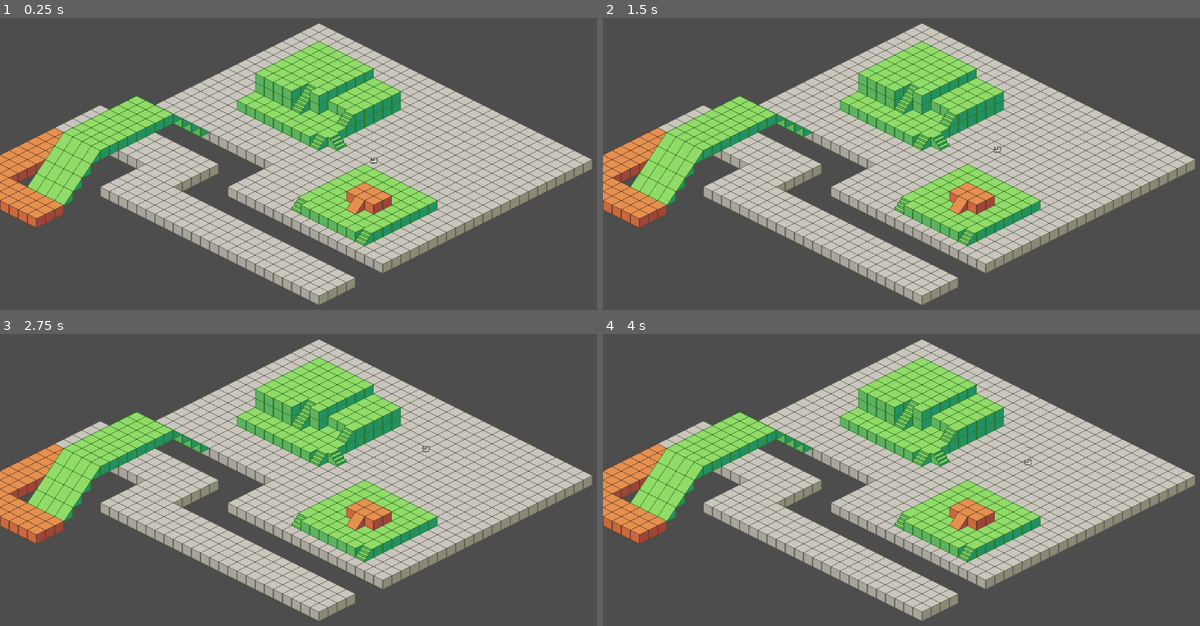
Above: before the commit, frames 1-4 (two rows, left to right).
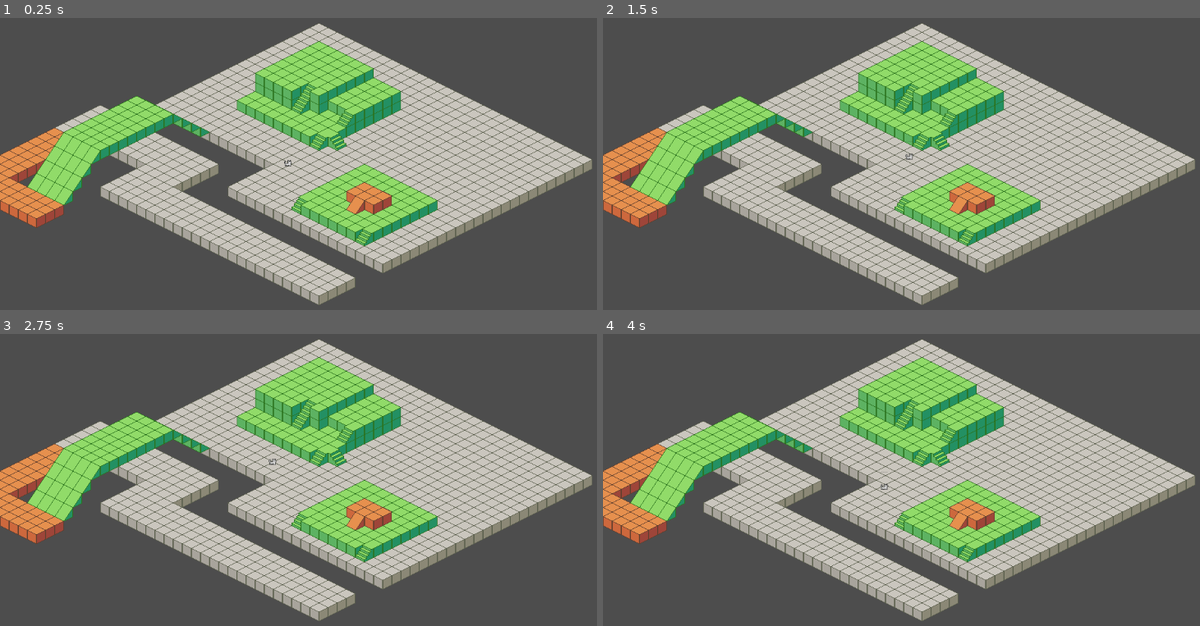
Above: after the commit, the same moments.

Repository: mattvonfat/Isometric3DNav
Game: Godot game, scene res://game.tscn
The game is run twice, just before and just after one commit, with the same random seed, the same clock (stepped at 60 frames per second) and the same inputs.
Inputs (mouse positions are in pixels of both pictures, inside the frame that each line leads up to):
- Up to frame 1 (0.25 s): no input
- Up to frame 2 (1.5 s): tap Enter at 0.5 s; move the mouse to (1074, 123) at 0.52 s; click (1074, 123) at 0.67 s; move the mouse to (800, 161) at 1.27 s; click (800, 161) at 1.42 s
- Up to frame 3 (2.75 s): move the mouse to (394, 377) at 2.02 s; click (394, 377) at 2.17 s
- Up to frame 4 (4 s): tap Space at 2.75 s; move the mouse to (895, 529) at 2.77 s; click (895, 529) at 2.92 s; move the mouse to (1128, 512) at 3.52 s; click (1128, 512) at 3.67 s

The runs differ from the first frame. In frame 1, less than 0.1% of the frame differs, in the area x 47-64%, y 47-51%; in frame 2, less than 0.1%; in frame 3, less than 0.1%, in the area x 44-73%, y 38-45%; in frame 4, less than 0.1%.

Commit message:
Fix
I managed to break something so this is the working version

Diff:
--- a/cat.gd
+++ b/cat.gd
@@ -9,8 +9,6 @@
 var cat_vertical = 0 # this is the current vertical position of the cat
 var target_vertical # this will be the vertical position of the target position
 
-var map # stored the RID of the navigation map
-
 func set_path(new_path:PackedVector3Array):
 	path = new_path
 	if path.size() > 0:
@@ -21,8 +19,6 @@
 
 func _physics_process(_delta):
 	if has_target:
-		#z_index = ceil(cat_vertical/16)
-
 		# see if we have reached the target - I just guessed at 2 being ok
 		if position.distance_to(target) < 2:
 			# check if there are more points in the path
--- a/game.gd
+++ b/game.gd
@@ -1,5 +1,7 @@
 extends Node2D
 
+# these are the values that are defined in the custom data layer ("tile_type") of the tileset
+# tells the code which function is used to draw the nav mesh for that tile
 enum { TILE_FLAT=0, TILE_RAMP_NE=1, TILE_RAMP_SE=2, TILE_RAMP_SW=3, TILE_RAMP_NW=4 }
 
 @onready var tilemap:TileMap = $TileMap
@@ -14,14 +16,13 @@
 
 func _ready():
 	generate_nav_mesh()
-	cat.map = nav_map
 
 func _input(event):
 	if event is InputEventMouseButton:
 		if event.button_index == 1 and event.pressed == true:
 			var global_mouse = get_global_mouse_position()
 			var clicked_tile = tilemap.local_to_map(global_mouse) # map coordinate of tile
-			print(global_mouse)
+
 			# go through the layers from top to bottom until we find a layer which has a tile at the clicked position
 			for layer_id in range(layer_count-1, -1, -1):
 				if map_layer_collection[layer_id].has(clicked_tile):
--- a/game.tscn
+++ b/game.tscn
@@ -76,7 +76,6 @@
 sources/1 = SubResource("TileSetAtlasSource_3ubux")
 
 [node name="Game" type="Node2D"]
-position = Vector2(9, -25)
 script = ExtResource("1_6lrtb")
 
 [node name="TileMap" type="TileMap" parent="."]
@@ -107,8 +106,8 @@
 layer_4/navigation_enabled = false
 layer_4/tile_data = PackedInt32Array(-458761, 131073, 1, -524298, 131073, 1, -589834, 131073, 1, -655371, 131073, 1, -3 …(536 unchanged characters)…
 
-[node name="Camera2D" type="Camera2D" parent="."]
-
 [node name="Cat" parent="." instance=ExtResource("2_48ump")]
 z_index = 10
-position = Vector2(80, 39)
+position = Vector2(-71, 44)
+
+[node name="Camera2D" type="Camera2D" parent="."]
Not shown: 1 places in nav_mesh_test.tscn that only renumber resources
